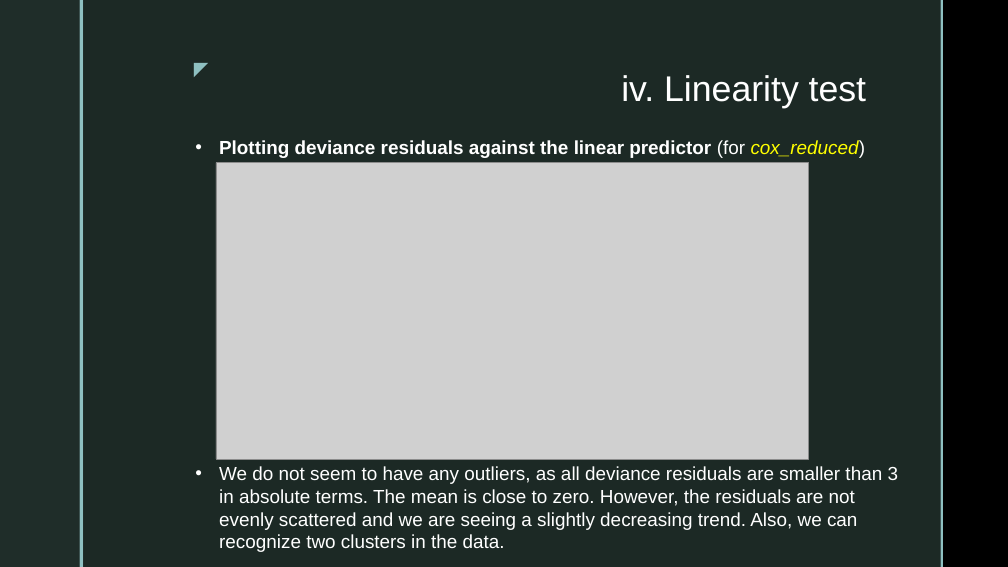
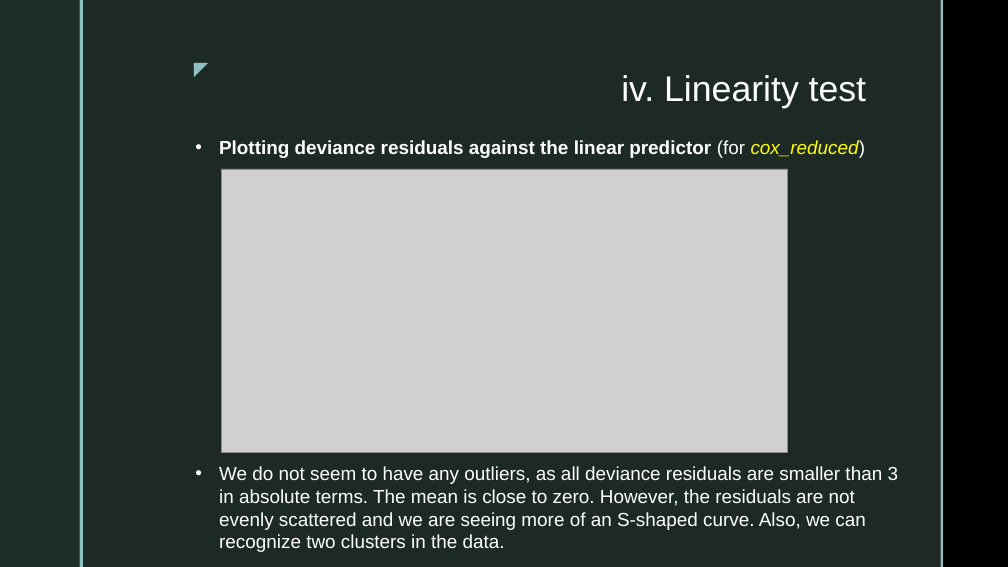
Before and after one commit to SebastianVeuskens/DSA-Project, a slide deck: slide 18 of presentation.pptx. Drawn at 1008x567 pixels with LibreOffice and Linux fonts; fonts in the diff are those of the drawing; grey boxes stand for pictures; background and template pictures are left out. Boxes give left, top, right and bottom in pixels: in the first picture for what was removed or moved away, otherwise in the second. Text is boxed around its words. In the diff, an @@ line names an element or a change of style, - is before the commit and + after.

Commit message:
final updates on script and presentation

```diff
--- a/presentation.pptx
+++ b/presentation.pptx
@@ picture: place and size @@
-picture at bbox=[216, 163, 809, 459]
+picture at bbox=[222, 169, 788, 452]
@@ text at bbox=[219, 466, 899, 552]: text changed @@
-• We do not seem to have any outliers, as all deviance residuals are smaller than 3 in absolute terms. The mean is close to zero. However, the residuals are not evenly scattered and we are seeing a slightly decreasing trend. Also, we can recognize two clusters in the data.
+• We do not seem to have any outliers, as all deviance residuals are smaller than 3 in absolute terms. The mean is close to zero. However, the residuals are not evenly scattered and we are seeing more of an S-shaped curve. Also, we can recognize two clusters in the data.
```
Also in this commit, not shown: 3 other files.
